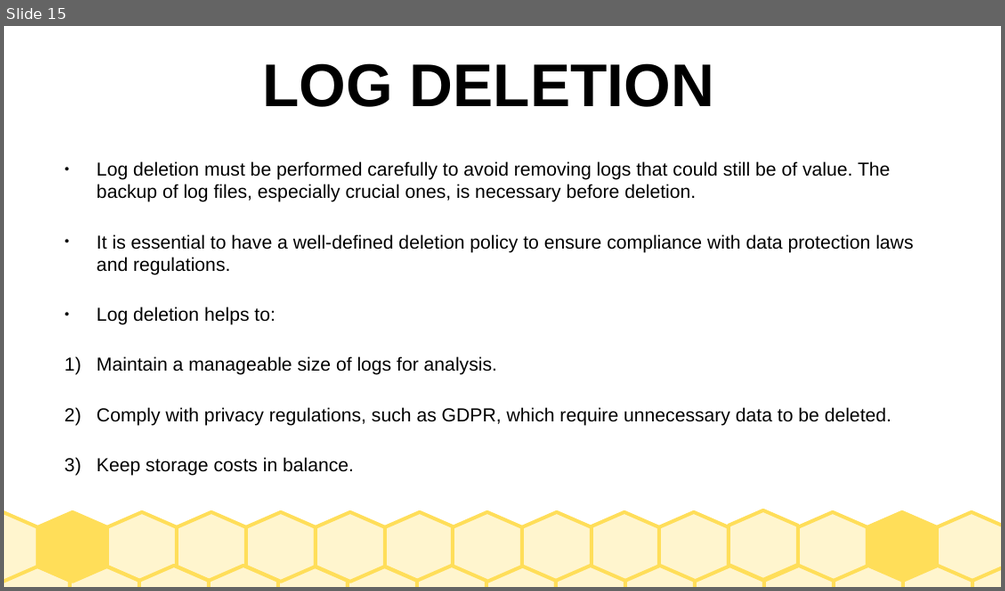
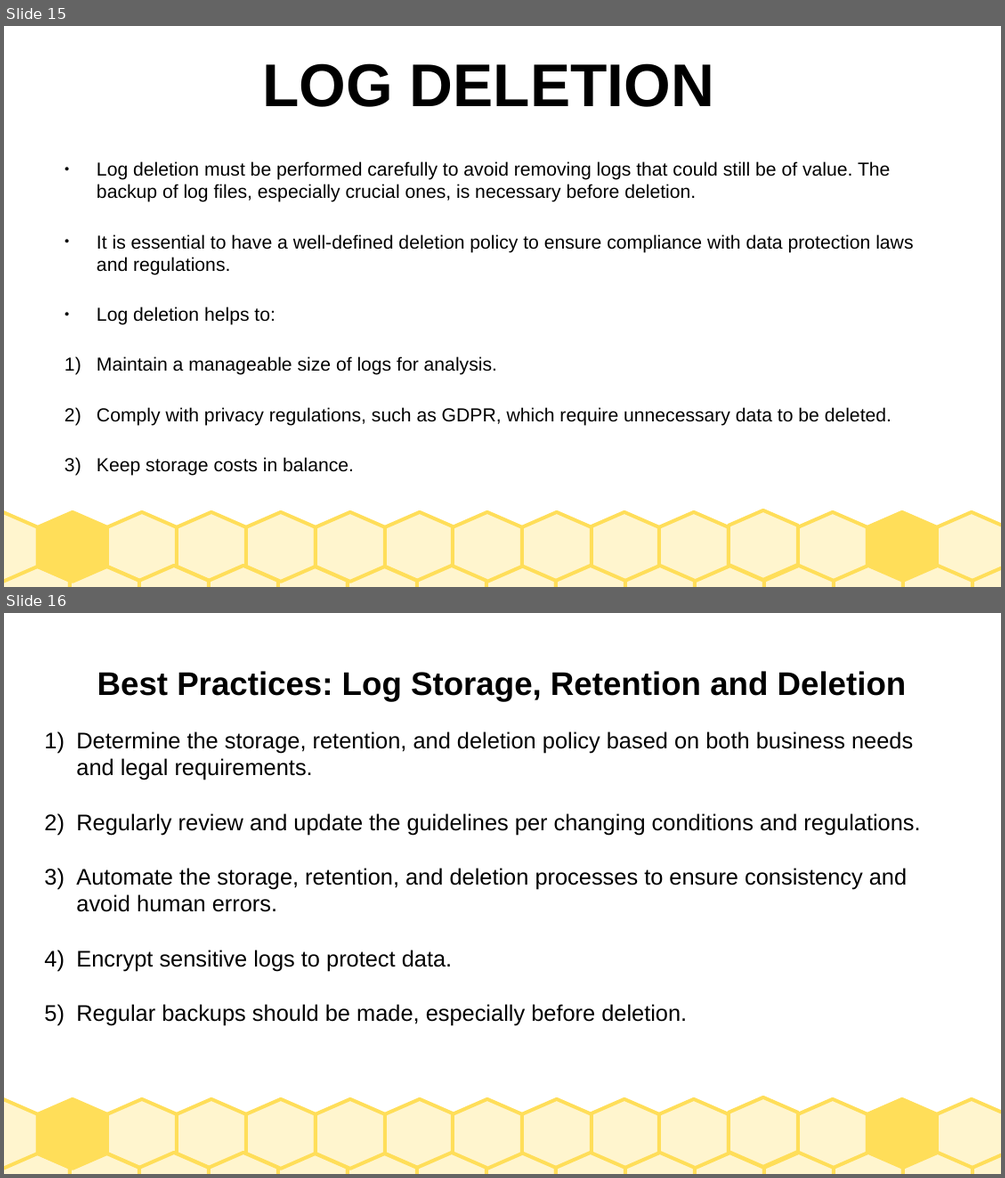
Before and after one commit to debrahnyatichi/TryHackMe, a slide deck: SOCLEVEL2/SOCLEVEL2.odp. Shown one above the other, each under a label of ours: slide 15 before the commit, slides 15 and 16 after it. The pictures are 1005x591 and 1005x1178 pixels, drawn with LibreOffice and Linux fonts; fonts in the diff are those of the drawing. Boxes give left, top, right and bottom in pixels: in the first picture for what was removed or moved away, otherwise in the second. Text is boxed around its words. In the diff, an @@ line names an element or a change of style, - is before the commit and + after.

Commit message:
Best LOg Practises

```diff
--- a/SOCLEVEL2/SOCLEVEL2.odp
+++ b/SOCLEVEL2/SOCLEVEL2.odp
@@ slide 16 added at bbox=[4, 613, 1001, 1174], background #FFFFFF; not listed: 30 template elements that a slide beside it also shows @@
@@ title added at bbox=[97, 671, 906, 701], 26 pt, text #000000, bold @@
+Best Practices: Log Storage, Retention and Deletion
@@ text added at bbox=[76, 731, 920, 1025], 18 pt, text #000000 @@
+1) Determine the storage, retention, and deletion policy based on both business needs and legal requirements.
+2) Regularly review and update the guidelines per changing conditions and regulations.
+3) Automate the storage, retention, and deletion processes to ensure consistency and avoid human errors.
+4) Encrypt sensitive logs to protect data.
+5) Regular backups should be made, especially before deletion.
```
Also in this commit, not shown: 1 other file.
